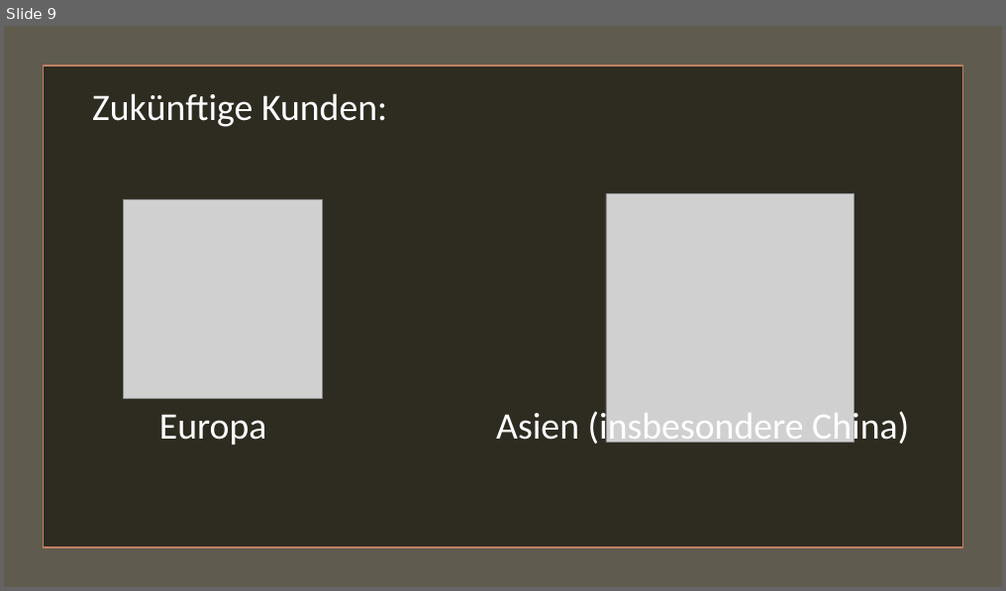
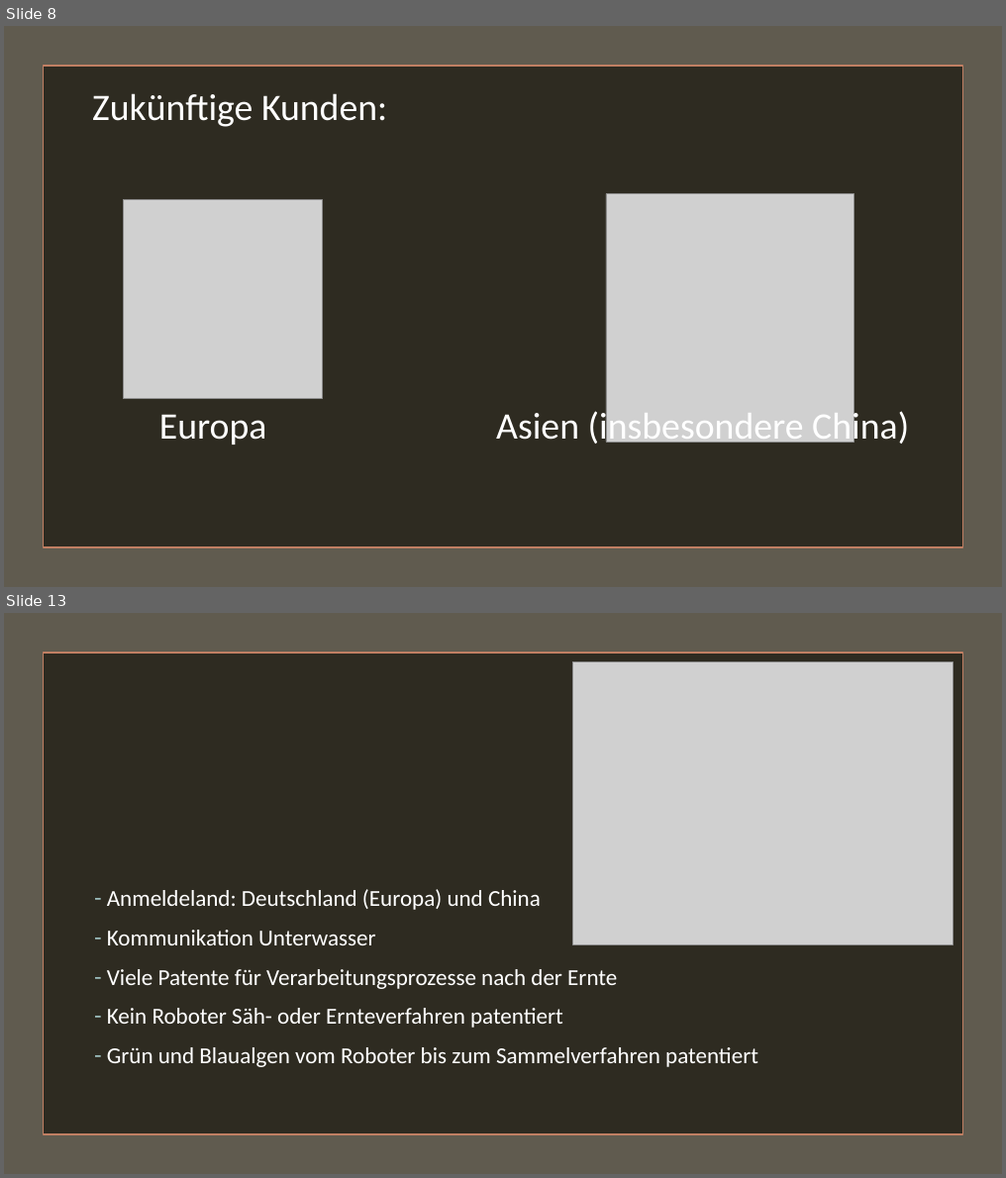
Before and after one commit to plastikpamaro/MKon, a slide deck: Meilenstein 2/Präsentation/Präsentation MS2.pptx. Shown one above the other, each under a label of ours: slide 9 before the commit, slides 8 and 13 after it; the slides between them are not shown. The pictures are 1006x591 and 1006x1178 pixels, drawn with LibreOffice and Linux fonts; fonts in the diff are those of the drawing; grey boxes stand for pictures; background and template pictures are left out. Boxes give left, top, right and bottom in pixels: in the first picture for what was removed or moved away, otherwise in the second. Text is boxed around its words. In the diff, an @@ line names an element or a change of style, - is before the commit and + after.

```diff
--- a/Meilenstein 2/Präsentation/Präsentation MS2.pptx
+++ b/Meilenstein 2/Präsentation/Präsentation MS2.pptx
@@ slide 13 added at (x1=4, y1=613, x2=1002, y2=1174), background picture (left out) @@
@@ rectangle added at (x1=4, y1=613, x2=1002, y2=1174), fill #605B4F @@
@@ rectangle added at (x1=43, y1=653, x2=963, y2=1136), fill #2E2B21, outline #C17F63 1.75 pt @@
@@ picture added at (x1=573, y1=663, x2=953, y2=945) @@
@@ text added at (x1=107, y1=889, x2=758, y2=1067), 22 pt, text #FFFFFF @@
+– Anmeldeland: Deutschland (Europa) und China
+– Kommunikation Unterwasser
+– Viele Patente für Verarbeitungsprozesse nach der Ernte
+– Kein Roboter Säh- oder Ernteverfahren patentiert
+– Grün und Blaualgen vom Roboter bis zum Sammelverfahren patentiert
@@ what was slide 9 is now slide 8 @@
```
Also in this commit, not shown: 1 slide changed, 1 other slide added, 2 slides removed.
